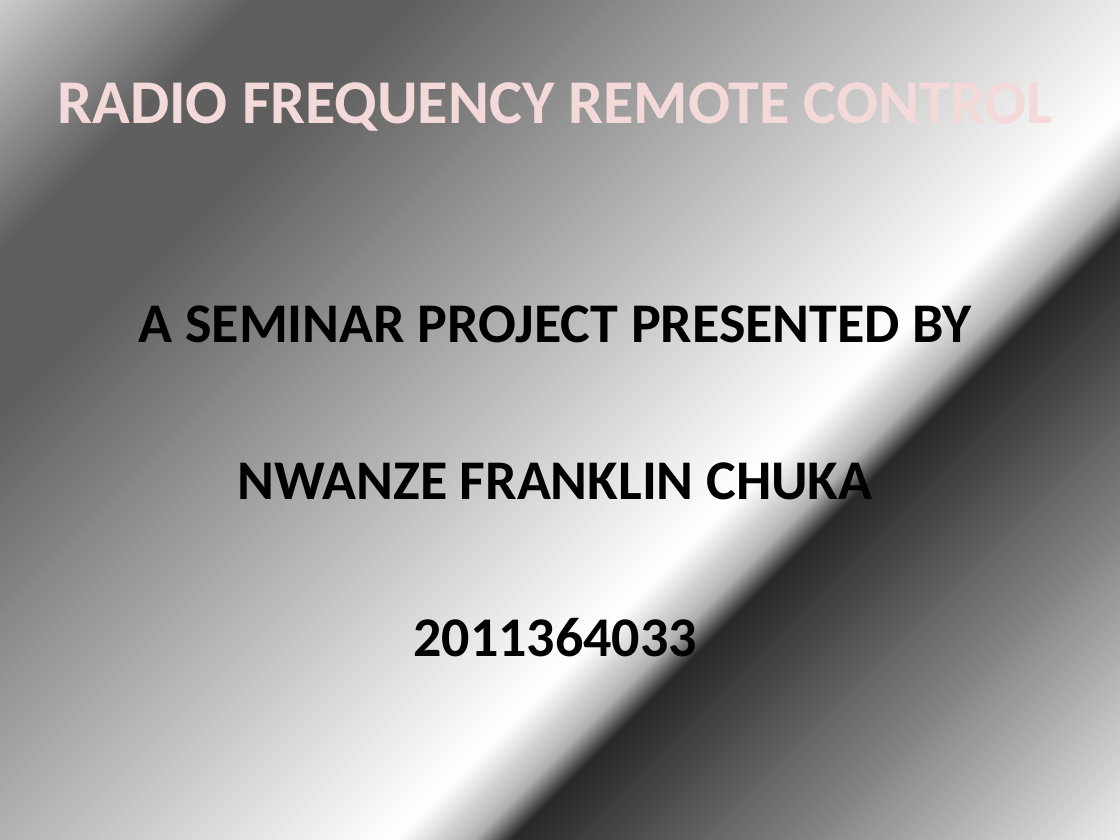
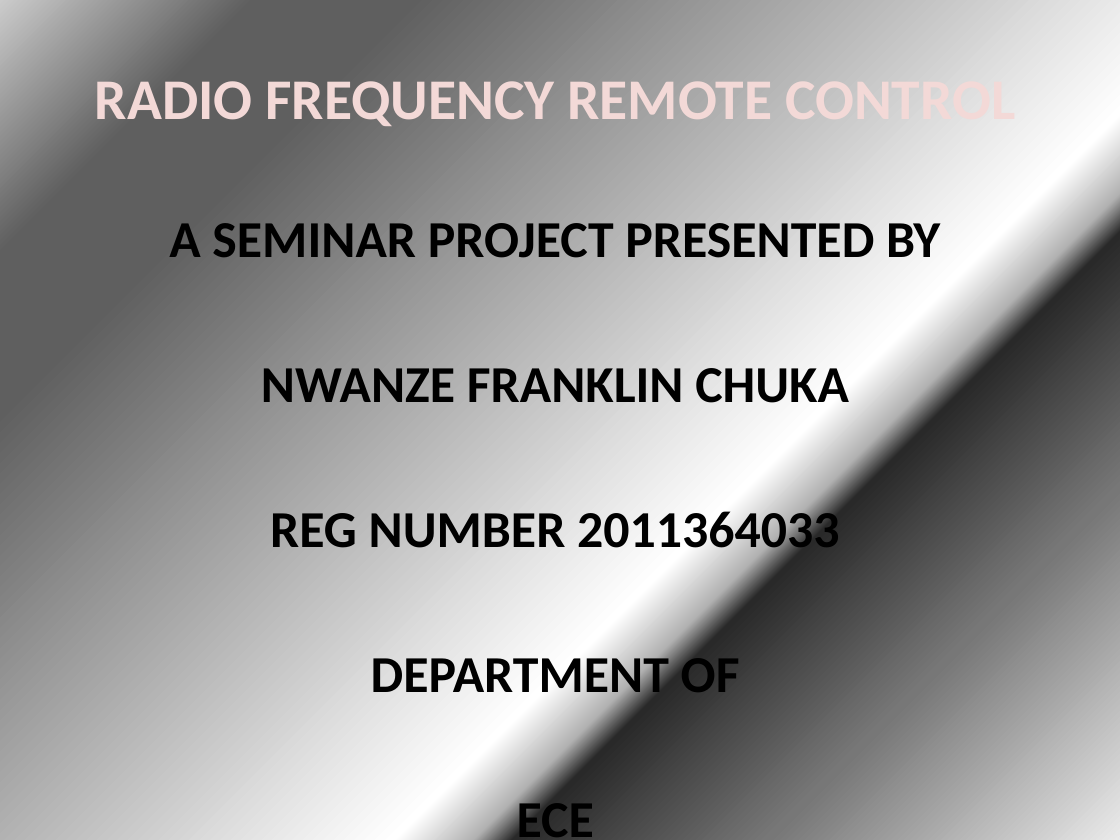
Before and after one commit to franko4don/finalyear, a slide deck: slide 1 of seminar power point.pptx. Drawn at 1120x840 pixels with LibreOffice and Linux fonts; fonts in the diff are those of the drawing. Boxes give left, top, right and bottom in pixels: in the first picture for what was removed or moved away, otherwise in the second. Text is boxed around its words. In the diff, an @@ line names an element or a change of style, - is before the commit and + after.

```diff
--- a/seminar power point.pptx
+++ b/seminar power point.pptx
@@ subtitle at (95,64,1015,403): size 40 to 37 pt in "RADIO FREQUENCY REMOTE CONTROL"; size 36 to 33.3 pt in "A SEMINAR PROJECT PRESENTED BY", "NWANZE FRANKLIN CHUKA" @@
@@ subtitle at (270,504,839,704): text changed; size 36 to 33.3 pt @@
-2011364033
+REG NUMBER 2011364033
+DEPARTMENT OF
+ECE
```
Also in this commit, not shown: 2 other slides changed, 2 slides added, 6 other files.
